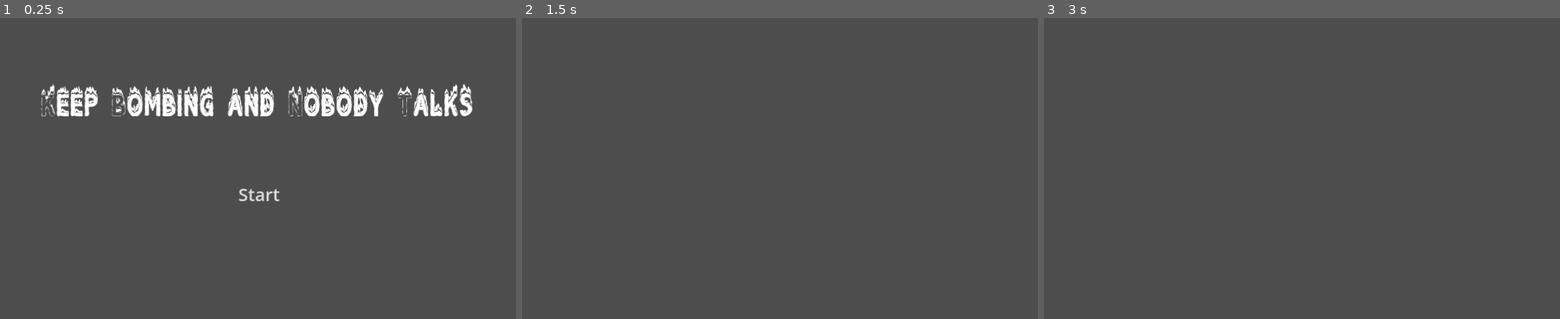
Above: before the commit, frames 1-3 (left to right).
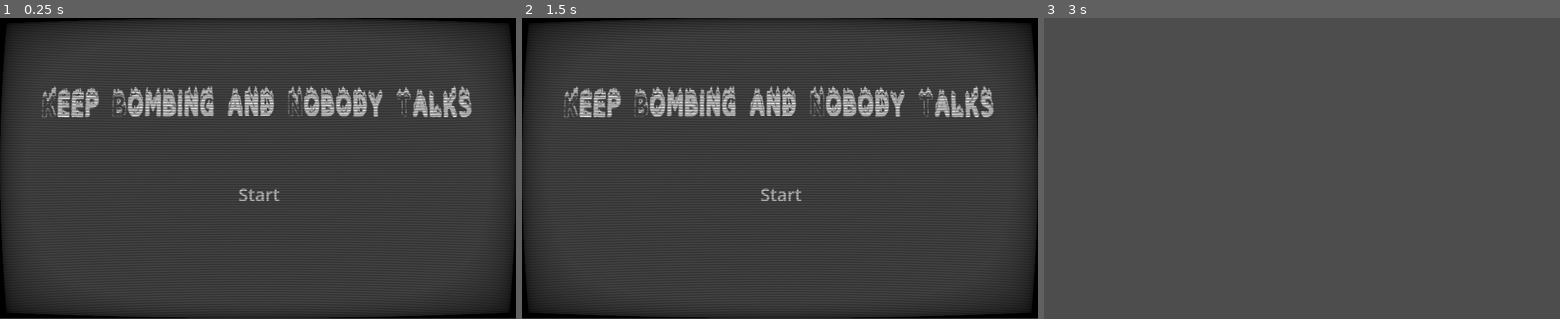
Above: after the commit, the same moments.

Repository: MarianPoirot/Gamejam-construire
Game: Godot game, scene res://Scenes/World/Opening.tscn
Two runs of this game, one before a commit and one after it. Both use one fixed random seed, a clock stepped at 60 frames per second and the inputs below.
Inputs (mouse positions are in pixels of both pictures, inside the frame that each line leads up to):
- Up to frame 1 (0.25 s): no input
- Up to frame 2 (1.5 s): click "Start" at 0.5 s; click (780, 195) at 1.25 s, where only the run after the commit has a clickable "Start"
- Up to frame 3 (3 s): click (1302, 195) at 2 s, where only the run after the commit has a clickable "Start"; tap Enter at 2.75 s; hold Space (start) from 2.78 s (still down)

The runs differ from the first frame. In frame 1, 62% of the frame differs, in the area x 0-100%, y 0-100%; in frame 2, 62%; in frame 3, nothing differs.

Commit message:
CRT_Layer
J'ai ajouté un shader pour un effet écran cathodique ( on est pas obligé de le garder c'est juste pour test ) .

Diff:
--- a/Scenes/World/Opening.tscn
+++ b/Scenes/World/Opening.tscn
@@ -1,12 +1,21 @@
-[gd_scene load_steps=3 format=3 uid="uid://dbpsa8oktf42v"]
+[gd_scene load_steps=4 format=3 uid="uid://dbpsa8oktf42v"]
 
 [ext_resource type="Script" path="res://Scripts/World/Opening.gd" id="1_palwy"]
 [ext_resource type="FontFile" uid="uid://bjk0jgcytsd3c" path="res://Assets/Fonts/plastic.ttf" id="2_d0fo1"]
+[ext_resource type="Material" uid="uid://3vptwkedlhtj" path="res://Shader/Material/CRT_shader_material.tres" id="2_nukkw"]
 
 [node name="Opening" type="Control"]
 layout_mode = 3
 anchors_preset = 0
 script = ExtResource("1_palwy")
+
+[node name="CRTLayer" type="CanvasLayer" parent="."]
+layer = 2
+
+[node name="ColorRect" type="ColorRect" parent="CRTLayer"]
+material = ExtResource("2_nukkw")
+offset_right = 1024.0
+offset_bottom = 599.0
 
 [node name="CanvasLayer" type="CanvasLayer" parent="."]
 
--- /dev/null
+++ b/Shader/CRT_Shader.gdshader
@@ -0,0 +1,86 @@
+/*
+Godot 3 2D CRT Shader.
+A 2D shader for Godot 3 simulating a CRT..
+
+Author: hiulit
+Repository: https://github.com/hiulit/Godot-3-2D-CRT-Shader
+Issues: https://github.com/hiulit/Godot-3-2D-CRT-Shader/issues
+License: MIT https://github.com/hiulit/Godot-3-2D-CRT-Shader/blob/master/LICENSE
+*/
+
+shader_type canvas_item;
+
+uniform sampler2D SCREEN_TEXTURE : hint_screen_texture , filter_linear_mipmap ;
+
+uniform vec2 screen_size = vec2(320.0, 180.0);
+uniform bool show_curvature = true;
+uniform float curvature_x_amount : hint_range(3.0, 15.0, 0.01) = float(6.0);
+uniform float curvature_y_amount : hint_range(3.0, 15.0, 0.01) = float(4.0);
+uniform vec4 corner_color : source_color = vec4(0.0, 0.0, 0.0, 1.0);
+uniform bool show_vignette = true;
+uniform float vignette_opacity : hint_range(0.0, 1.0, 0.01) = 0.2;
+uniform bool show_horizontal_scan_lines = true;
+uniform float horizontal_scan_lines_amount : hint_range(0.0, 240.0, 0.1) = 180.0;
+uniform float horizontal_scan_lines_opacity : hint_range(0.0, 1.0, 0.01) = 1.0;
+uniform bool show_vertical_scan_lines = false;
+uniform float vertical_scan_lines_amount : hint_range(0.0, 401.0, 0.1) = 320.0;
+uniform float vertical_scan_lines_opacity : hint_range(0.0, 1.0, 0.01) = 1.0;
+uniform float boost : hint_range(1.0, 2.0, 0.01) = 1.2;
+uniform float aberration_amount : hint_range(0.0, 10.0, 0.01) = 0.0;
+
+vec2 uv_curve(vec2 uv) {
+	if (show_curvature) {
+		uv = uv * 2.0 - 1.0;
+		vec2 offset = abs(uv.yx) / vec2(curvature_x_amount, curvature_y_amount);
+		uv = uv + uv * offset * offset;
+		uv = uv * 0.5 + 0.5;
+	}
+
+	return uv;
+}
+
+
+void fragment() {
+
+	vec2 uv = uv_curve(UV);
+	vec2 screen_uv = uv_curve(SCREEN_UV);
+	vec3 color = texture(SCREEN_TEXTURE, screen_uv).rgb;
+
+	if (aberration_amount > 0.0) {
+		float adjusted_amount = aberration_amount / screen_size.x;
+		color.r = texture(SCREEN_TEXTURE, vec2(screen_uv.x + adjusted_amount, screen_uv.y)).r;
+		color.g = texture(SCREEN_TEXTURE, screen_uv).g;
+		color.b = texture(SCREEN_TEXTURE, vec2(screen_uv.x - adjusted_amount, screen_uv.y)).b;
+	}
+
+	if (show_vignette) {
+		float vignette = uv.x * uv.y * (1.0 - uv.x) * (1.0 - uv.y);
+		vignette = clamp(pow((screen_size.x / 4.0) * vignette, vignette_opacity), 0.0, 1.0);
+		color *= vignette;
+	}
+
+	if (show_horizontal_scan_lines) {
+		float s = sin(uv.y * horizontal_scan_lines_amount * PI * 2.0);
+		s = (s * 0.5 + 0.5) * 0.9 + 0.1;
+		vec4 scan_line = vec4(vec3(pow(s, horizontal_scan_lines_opacity)), 1.0);
+		color *= scan_line.rgb;
+	}
+
+	if (show_vertical_scan_lines) {
+		float s = sin(uv.x * vertical_scan_lines_amount * PI * 2.0);
+		s = (s * 0.5 + 0.5) * 0.9 + 0.1;
+		vec4 scan_line = vec4(vec3(pow(s, vertical_scan_lines_opacity)), 1.0);
+		color *= scan_line.rgb;
+	}
+
+	if (show_horizontal_scan_lines || show_vertical_scan_lines) {
+		color *= boost;
+	}
+
+	// Fill the blank space of the corners, left by the curvature, with black.
+	if (uv.x < 0.0 || uv.x > 1.0 || uv.y < 0.0 || uv.y > 1.0) {
+		color = corner_color.rgb;
+	}
+
+	COLOR = vec4(color, 1.0);
+}
--- /dev/null
+++ b/Shader/Material/CRT_shader_material.tres
@@ -0,0 +1,21 @@
+[gd_resource type="ShaderMaterial" load_steps=2 format=3 uid="uid://3vptwkedlhtj"]
+
+[ext_resource type="Shader" path="res://Shader/CRT_Shader.gdshader" id="1_lhk7j"]
+
+[resource]
+shader = ExtResource("1_lhk7j")
+shader_parameter/screen_size = Vector2(320, 180)
+shader_parameter/show_curvature = true
+shader_parameter/curvature_x_amount = 6.0
+shader_parameter/curvature_y_amount = 5.0
+shader_parameter/corner_color = Color(0, 0, 0, 1)
+shader_parameter/show_vignette = true
+shader_parameter/vignette_opacity = 0.2
+shader_parameter/show_horizontal_scan_lines = true
+shader_parameter/horizontal_scan_lines_amount = 180.0
+shader_parameter/horizontal_scan_lines_opacity = 1.0
+shader_parameter/show_vertical_scan_lines = false
+shader_parameter/vertical_scan_lines_amount = 240.0
+shader_parameter/vertical_scan_lines_opacity = 1.0
+shader_parameter/boost = 1.4
+shader_parameter/aberration_amount = 0.0
